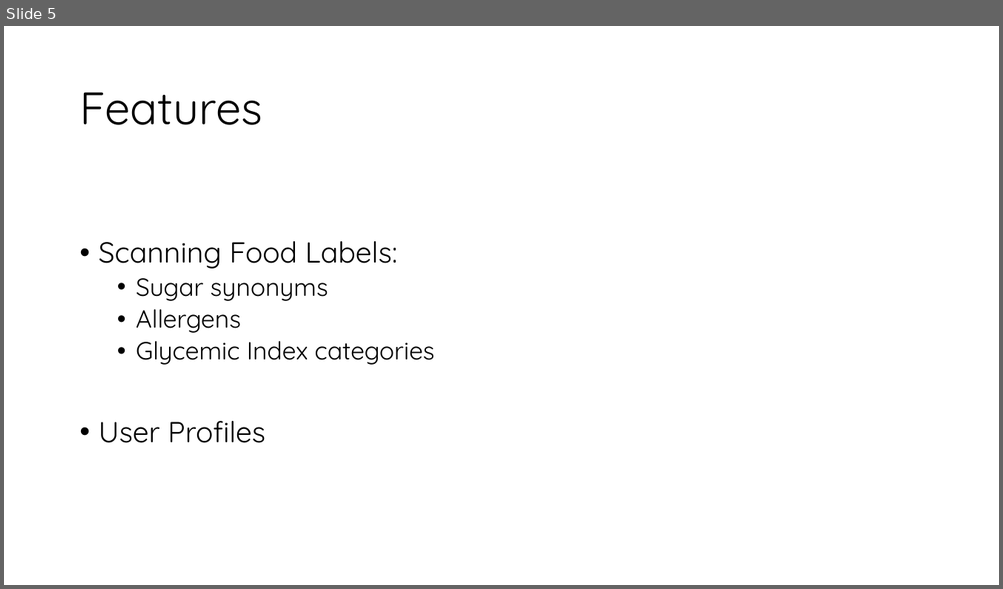
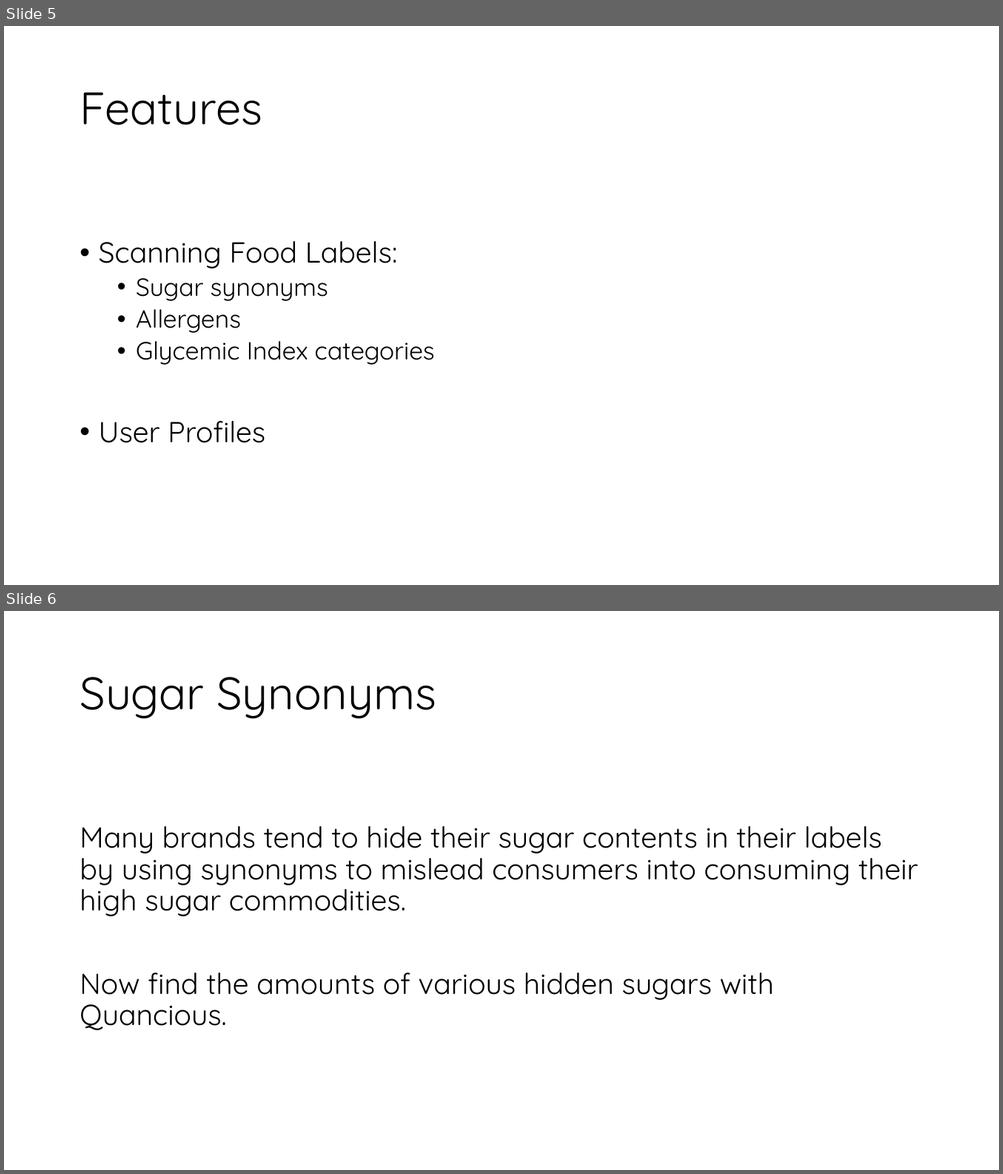
Before and after one commit to IIITBangalore/CISHack-IIITB, a slide deck: Quancious.pptx. Shown one above the other, each under a label of ours: slide 5 before the commit, slides 5 and 6 after it. The pictures are 1003x589 and 1003x1174 pixels, drawn with LibreOffice and Linux fonts; fonts in the diff are those of the drawing. Boxes give left, top, right and bottom in pixels: in the first picture for what was removed or moved away, otherwise in the second. Text is boxed around its words. In the diff, an @@ line names an element or a change of style, - is before the commit and + after.

Commit message:
updated ppt

```diff
--- a/Quancious.pptx
+++ b/Quancious.pptx
@@ slide 6 added at box(4, 611, 999, 1170), background #FFFFFF @@
@@ title added at box(79, 677, 436, 719), 44 pt, text #000000 @@
+Sugar Synonyms
@@ text added at box(79, 826, 918, 1031), 28 pt, text #000000 @@
+Many brands tend to hide their sugar contents in their labels by using synonyms to mislead consumers into consuming their high sugar commodities.
+Now find the amounts of various hidden sugars with Quancious.
```
Also in this commit, not shown: 3 other slides added.
